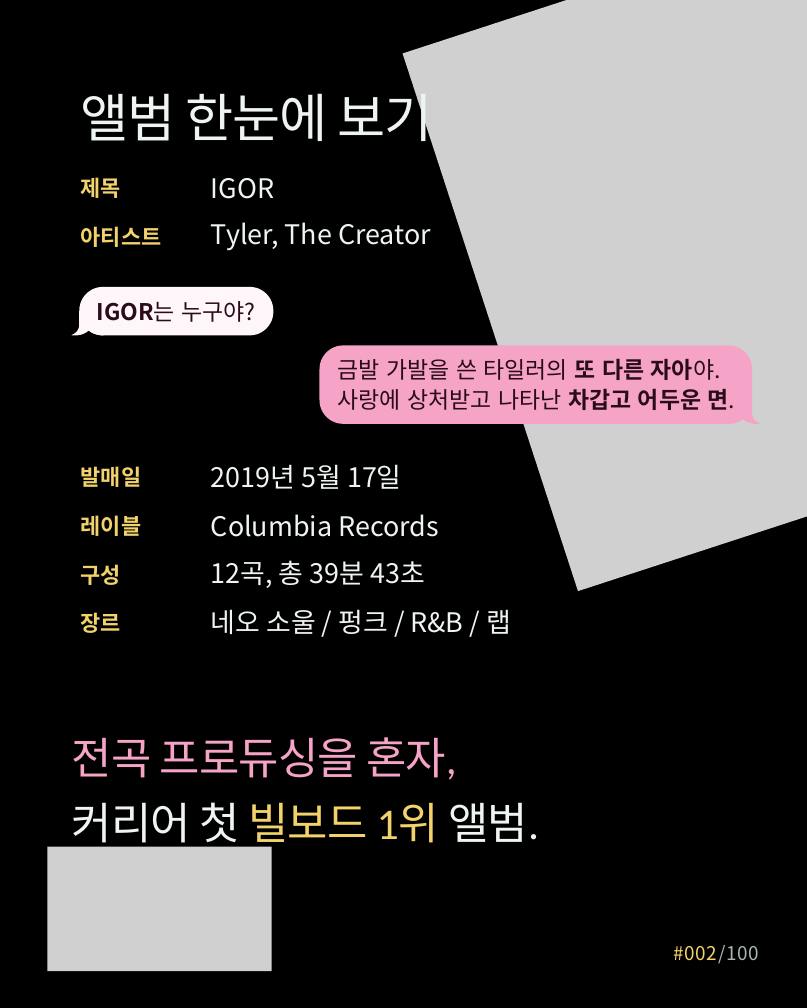
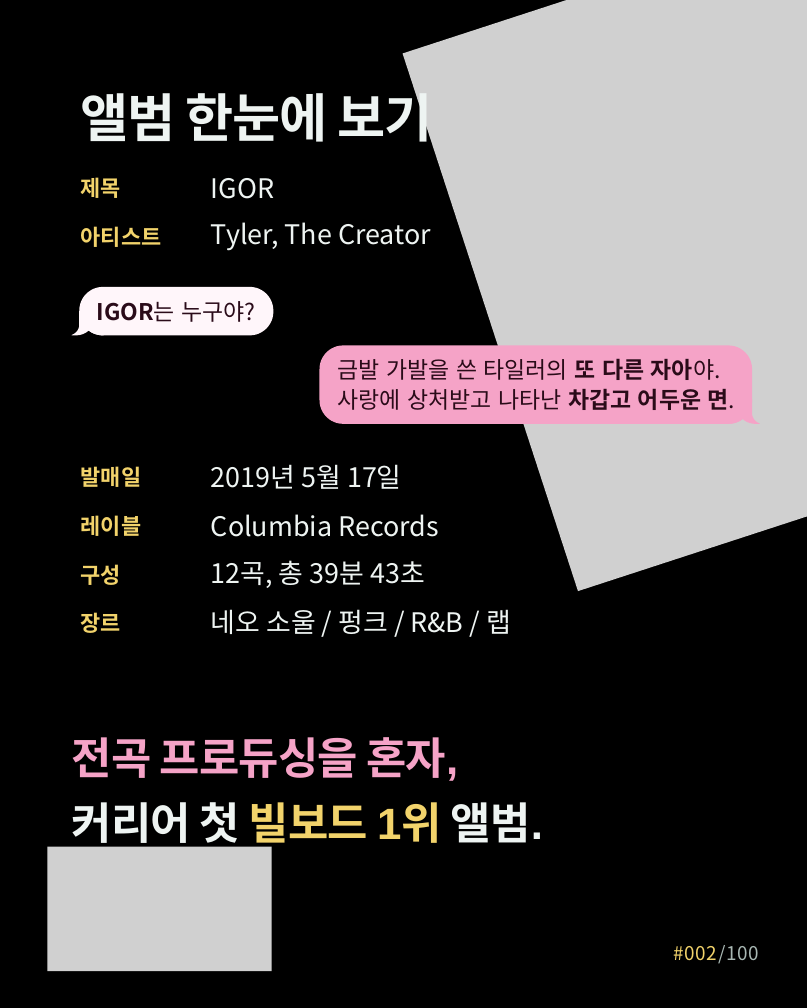
Before and after one commit to yeezyismygoat-pixel/ClaudeRep, a slide deck: slide 2 of IGOR_명반002_초안.pptx. Drawn at 807x1008 pixels with LibreOffice and Linux fonts; fonts in the diff are those of the drawing; grey boxes stand for pictures. Boxes give left, top, right and bottom in pixels: in the first picture for what was removed or moved away, otherwise in the second. Text is boxed around its words. In the diff, an @@ line names an element or a change of style, - is before the commit and + after.

```diff
--- a/IGOR_명반002_초안.pptx
+++ b/IGOR_명반002_초안.pptx
@@ text "앨범 한눈에 보기" at (81, 83, 432, 143): font Calibri to Arial, bold on @@
@@ text "전곡 프로듀싱을 혼자," at (72, 737, 543, 850): font Calibri to Arial, bold on @@
```
Also in this commit, not shown: 7 other slides changed, 1 slide added, 5 other files.
